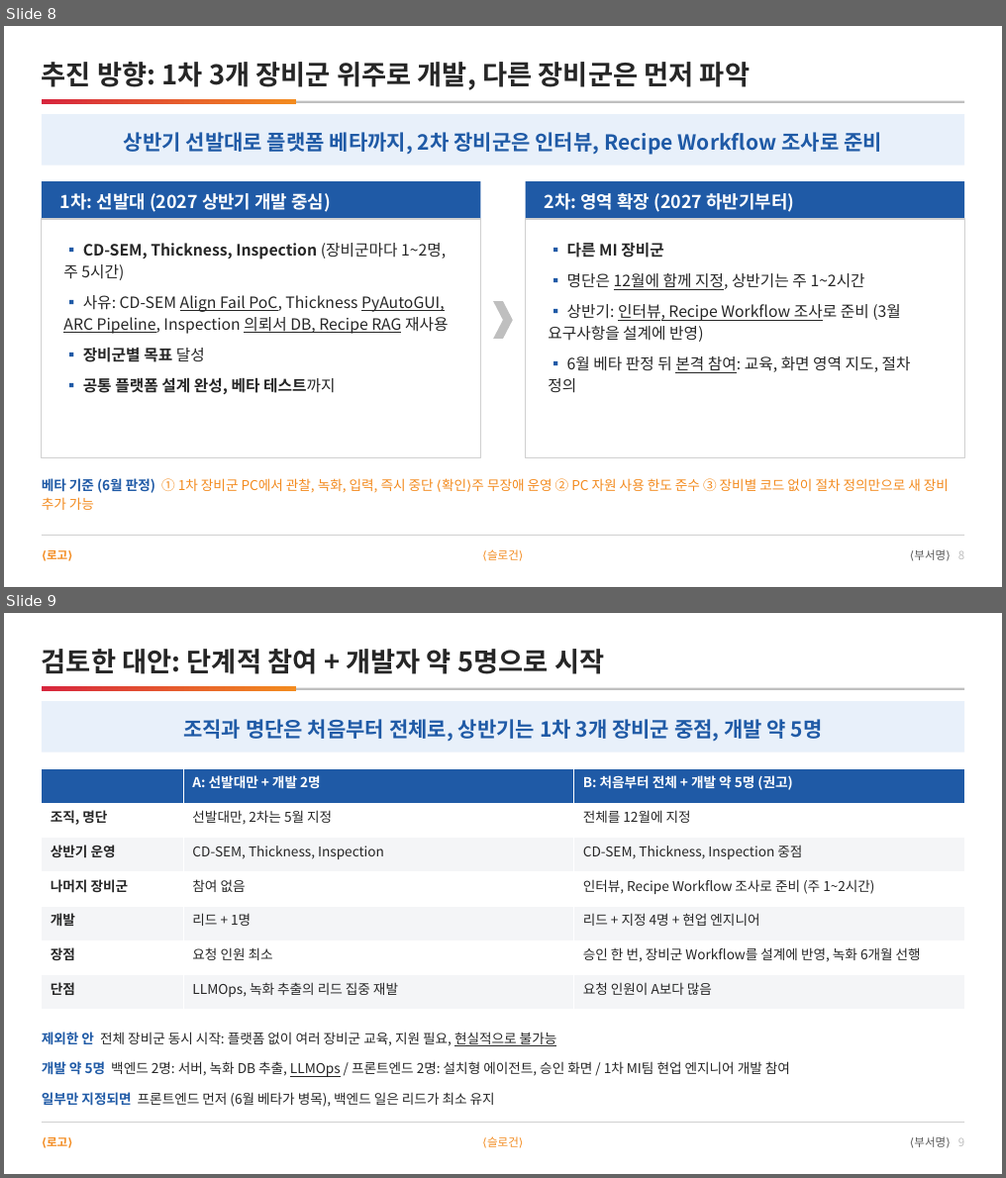
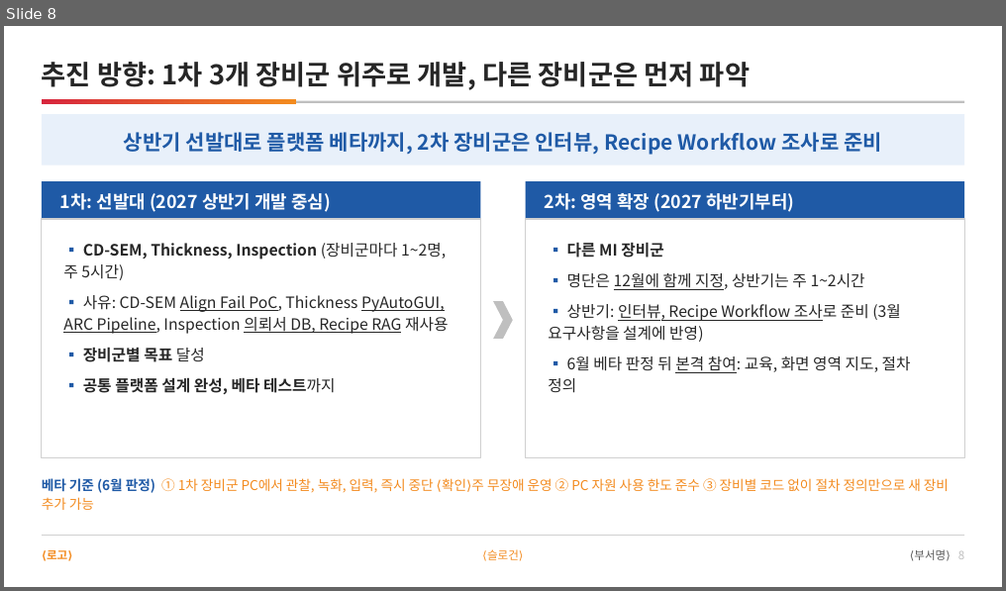
Before and after one commit to DarrenKoi/pm_notes, a slide deck: my-task/arc-tf/deliverables/arc-tf-proposal.pptx. Shown one above the other, each under a label of ours: slides 8 and 9 before the commit, slide 8 after it. The pictures are 1006x1178 and 1006x591 pixels, drawn with LibreOffice and Linux fonts; fonts in the diff are those of the drawing. Boxes give left, top, right and bottom in pixels: in the first picture for what was removed or moved away, otherwise in the second. Text is boxed around its words. In the diff, an @@ line names an element or a change of style, - is before the commit and + after.

```diff
--- a/my-task/arc-tf/deliverables/arc-tf-proposal.pptx
+++ b/my-task/arc-tf/deliverables/arc-tf-proposal.pptx
@@ slide 9 removed at <box>4,613,1002,1174</box>, background #FFFFFF @@
@@ text removed at <box>42,649,604,674</box> @@
-검토한 대안: 단계적 참여 + 개발자 약 5명으로 시작
@@ rectangle removed at <box>42,688,964,690</box> @@
@@ rectangle removed at <box>42,686,296,691</box> @@
@@ rectangle removed at <box>42,701,964,753</box> @@
@@ text removed at <box>183,719,823,741</box> @@
-조직과 명단은 처음부터 전체로, 상반기는 1차 3개 장비군 중점, 개발 약 5명
@@ table removed at <box>42,768,965,1010</box>, 7 rows, 3 columns @@
- | A: 선발대만 + 개발 2명 | B: 처음부터 전체 + 개발 약 5명 (권고)
-조직, 명단 | 선발대만, 2차는 5월 지정 | 전체를 12월에 지정
-상반기 운영 | CD-SEM, Thickness, Inspection | CD-SEM, Thickness, Inspection 중점
-나머지 장비군 | 참여 없음 | 인터뷰, Recipe Workflow 조사로 준비 (주 1~2시간)
-개발 | 리드 + 1명 | 리드 + 지정 4명 + 현업 엔지니어
-장점 | 요청 인원 최소 | 승인 한 번, 장비군 Workflow를 설계에 반영, 녹화 6개월 선행
-단점 | LLMOps, 녹화 추출의 리드 집중 재발 | 요청 인원이 A보다 많음
@@ text removed at <box>42,1032,557,1047</box> @@
-제외한 안 전체 장비군 동시 시작: 플랫폼 없이 여러 장비군 교육, 지원 필요, 현실적으로 불가능
@@ text removed at <box>42,1061,790,1077</box> @@
-개발 약 5명 백엔드 2명: 서버, 녹화 DB 추출, LLMOps / 프론트엔드 2명: 설치형 에이전트, 승인 화면 / 1차 MI팀 현업 엔지니어 개발 참여
@@ text removed at <box>42,1092,495,1107</box> @@
-일부만 지정되면 프론트엔드 먼저 (6월 베타가 병목), 백엔드 일은 리드가 최소 유지
@@ rectangle removed at <box>42,1122,964,1123</box> @@
@@ text removed at <box>47,1138,67,1147</box> @@
-⟨로고⟩
@@ text removed at <box>487,1137,519,1148</box> @@
-⟨슬로건⟩
@@ text removed at <box>914,1137,964,1148</box> @@
-⟨부서명⟩ 9
```
Also in this commit, not shown: 7 slides changed, 10 other files.
